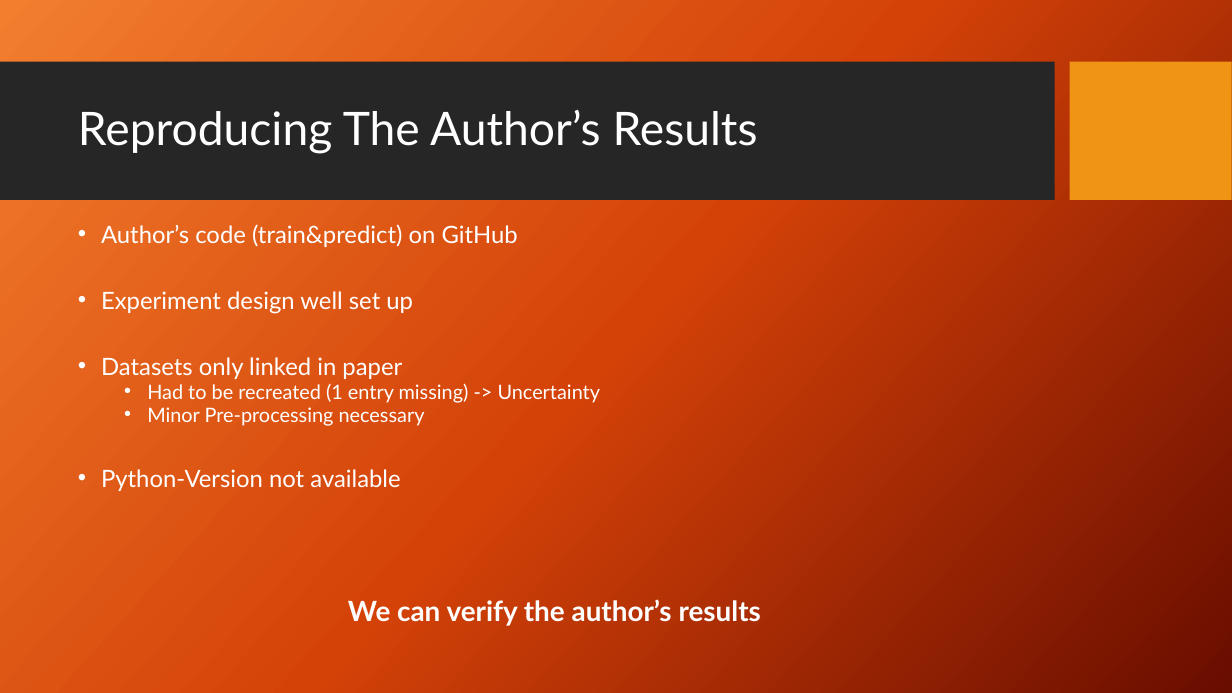
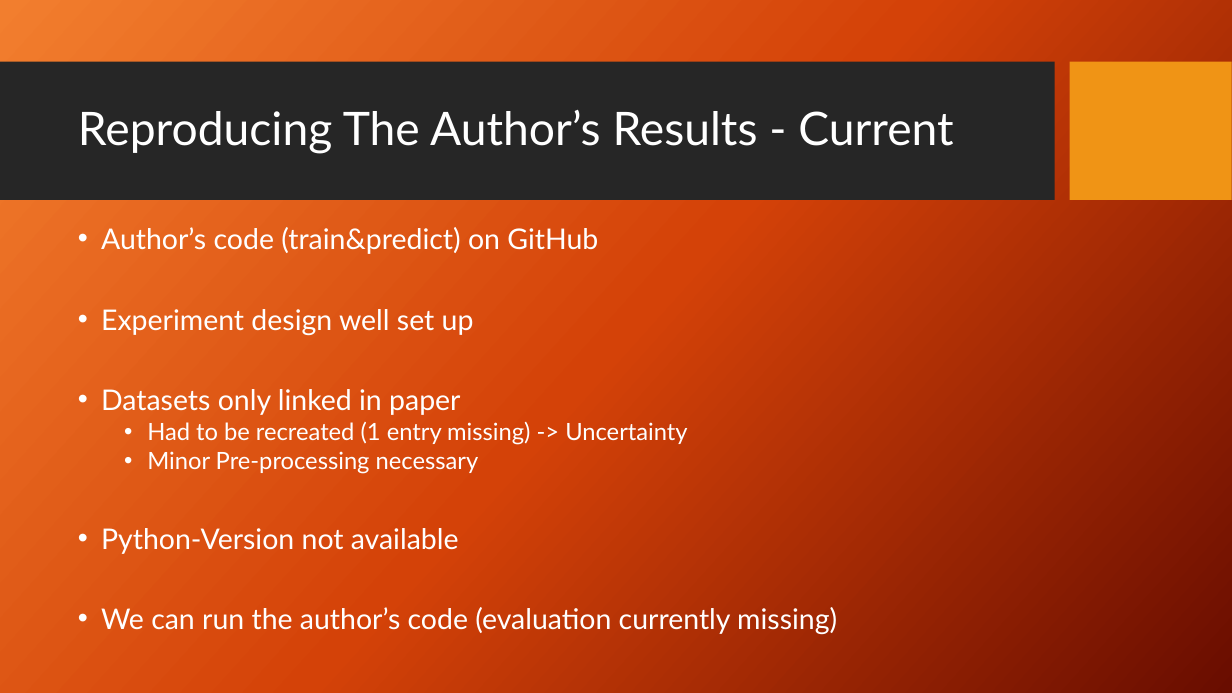
Before and after one commit to mazinator/expdes-assignment-2-group-24B, a slide deck: slide 3 of Presentation.pptx. Drawn at 1232x693 pixels with LibreOffice and Linux fonts; fonts in the diff are those of the drawing; background and template pictures are left out. Boxes give left, top, right and bottom in pixels: in the first picture for what was removed or moved away, otherwise in the second. Text is boxed around its words. In the diff, an @@ line names an element or a change of style, - is before the commit and + after.

```diff
--- a/Presentation.pptx
+++ b/Presentation.pptx
@@ title at <box>78,110,953,154</box>: text changed @@
-Reproducing The Author’s Results
+Reproducing The Author’s Results - Current
@@ text at <box>101,227,687,554</box>: size 18.6 to 22.2 pt in "Author’s code (train&predict) on GitHub", "Experiment design well set up", "Datasets only linked in paper", "Python-Version not available"; size 15.5 to 18.5 pt in "Had to be recreated (1 entry missing) ...", "Minor Pre-processing necessary"; line spacing 0.7 to 0.8 @@
@@ text at <box>101,607,837,635</box>: text changed; size 21.7 to 22.2 pt; bold off @@
-We can verify the author’s results
+• We can run the author’s code (evaluation currently missing)
```
